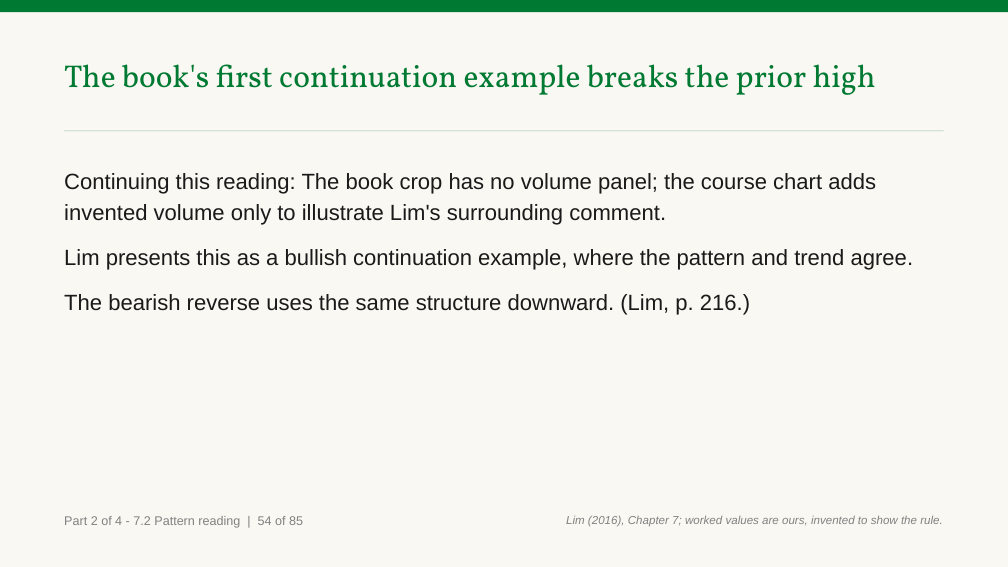
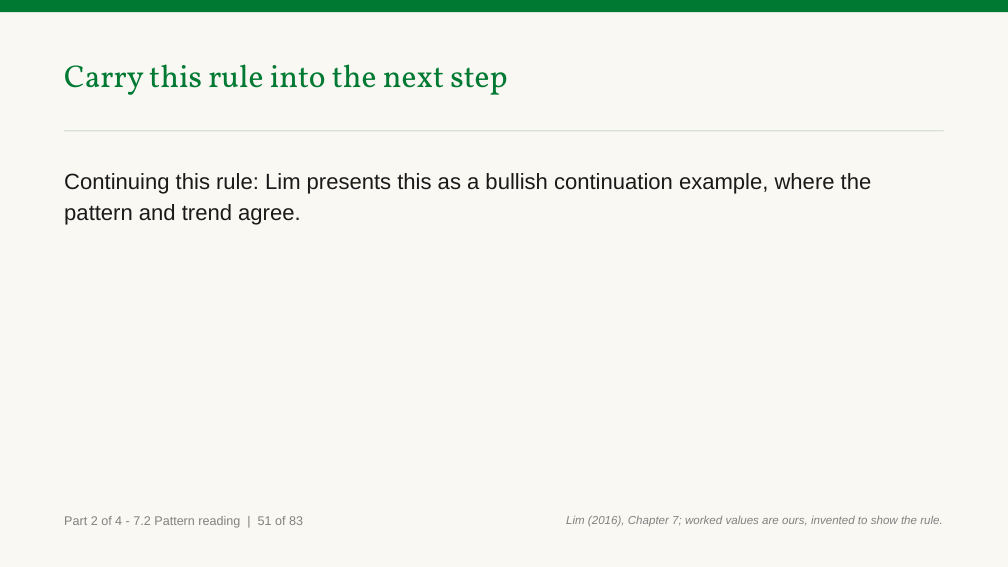
Before and after one commit to benjiesotelo-sudo/Telos_FIN1209, a slide deck: slide 72 of chapter-07/FIN1209-Chapter-07.pptx (slide 75 before the commit). Drawn at 1008x567 pixels with LibreOffice and Linux fonts; fonts in the diff are those of the drawing. Boxes give left, top, right and bottom in pixels: in the first picture for what was removed or moved away, otherwise in the second. Text is boxed around its words. In the diff, an @@ line names an element or a change of style, - is before the commit and + after.

Commit message:
fix(ch7): close Part 2 reader findings

```diff
--- a/chapter-07/FIN1209-Chapter-07.pptx
+++ b/chapter-07/FIN1209-Chapter-07.pptx
@@ text at box(64, 64, 507, 95): text changed @@
-The book's first continuation example breaks the prior high
+Carry this rule into the next step
@@ text at box(64, 173, 872, 225): text changed @@
-Continuing this reading: The book crop has no volume panel; the course chart adds invented volume only to illustrate Lim's surrounding comment.
-Lim presents this as a bullish continuation example, where the pattern and trend agree.
-The bearish reverse uses the same structure downward. (Lim, p. 216.)
+Continuing this rule: Lim presents this as a bullish continuation example, where the pattern and trend agree.
@@ text at box(64, 516, 303, 528): text changed @@
-Part 2 of 4 - 7.2 Pattern reading | 54 of 85
+Part 2 of 4 - 7.2 Pattern reading | 51 of 83
```
Also in this commit, not shown: 91 other slides changed, 1 slide added, 3 slides removed, 2 other files.
